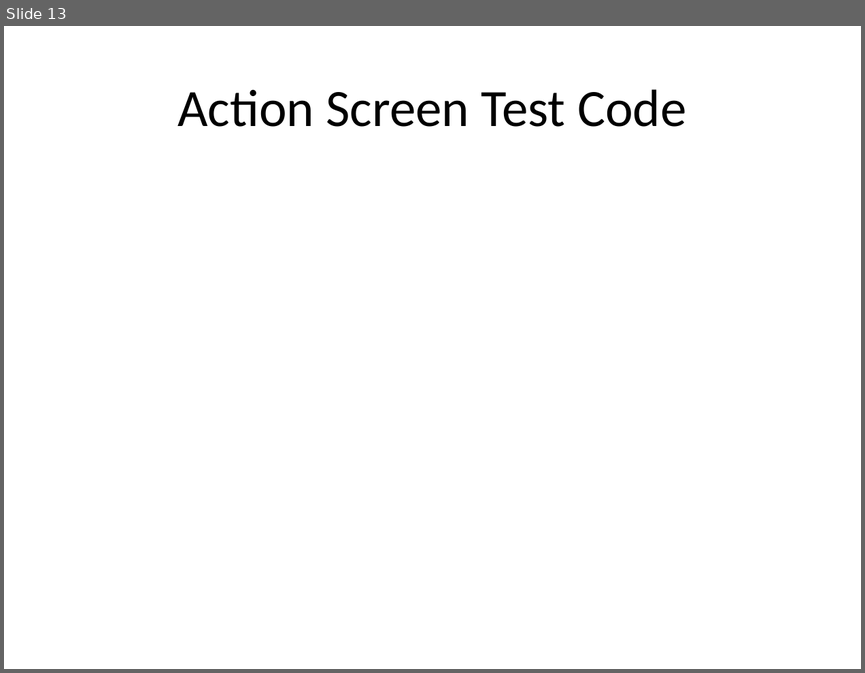
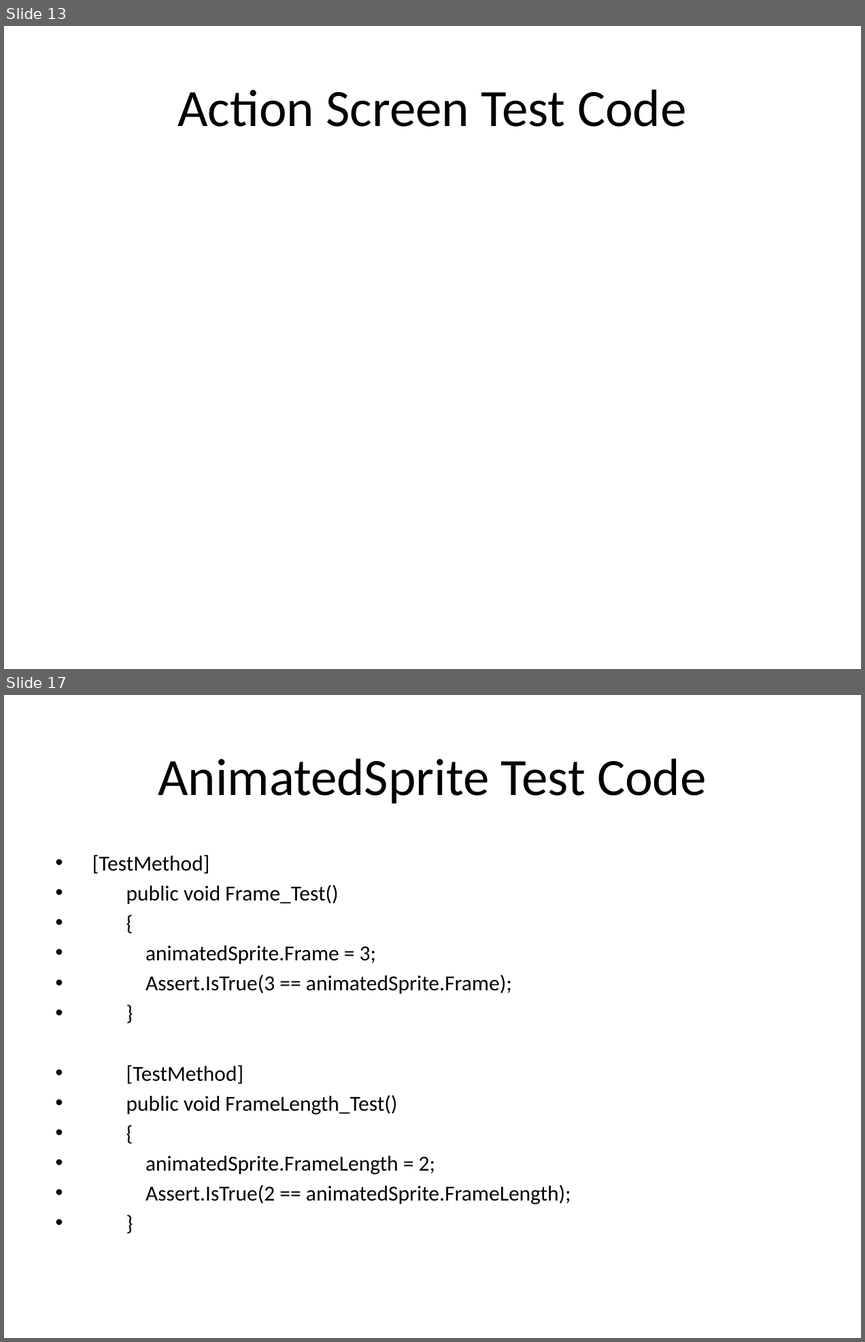
Before and after one commit to csce3513/Team15, a slide deck: Project Starfighter 1.0.pptx. Shown one above the other, each under a label of ours: slide 13 before the commit, slides 13 and 17 after it; the slides between them are not shown. The pictures are 865x673 and 865x1342 pixels, drawn with LibreOffice and Linux fonts; fonts in the diff are those of the drawing; background and template pictures are left out. Boxes give left, top, right and bottom in pixels: in the first picture for what was removed or moved away, otherwise in the second. Text is boxed around its words. In the diff, an @@ line names an element or a change of style, - is before the commit and + after.

```diff
--- a/Project Starfighter 1.0.pptx
+++ b/Project Starfighter 1.0.pptx
@@ slide 17 added at [4,695,861,1338], background picture (left out) @@
@@ title added at [158,758,706,804], 44 pt, text #000000 @@
+AnimatedSprite Test Code
@@ text added at [92,855,570,1204], 18 pt, text #000000 @@
+• [TestMethod]
+• public void Frame_Test()
+• {
+• animatedSprite.Frame = 3;
+• Assert.IsTrue(3 == animatedSprite.Frame);
+• }
+• [TestMethod]
+• public void FrameLength_Test()
+• {
+• animatedSprite.FrameLength = 2;
+• Assert.IsTrue(2 == animatedSprite.FrameLength);
+• }
```
Also in this commit, not shown: 16 other slides added.
